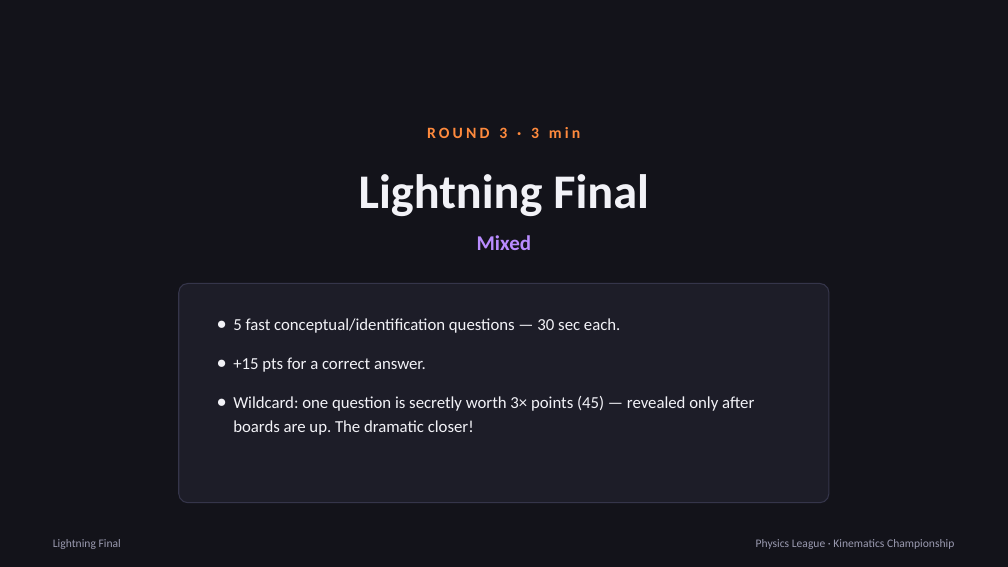
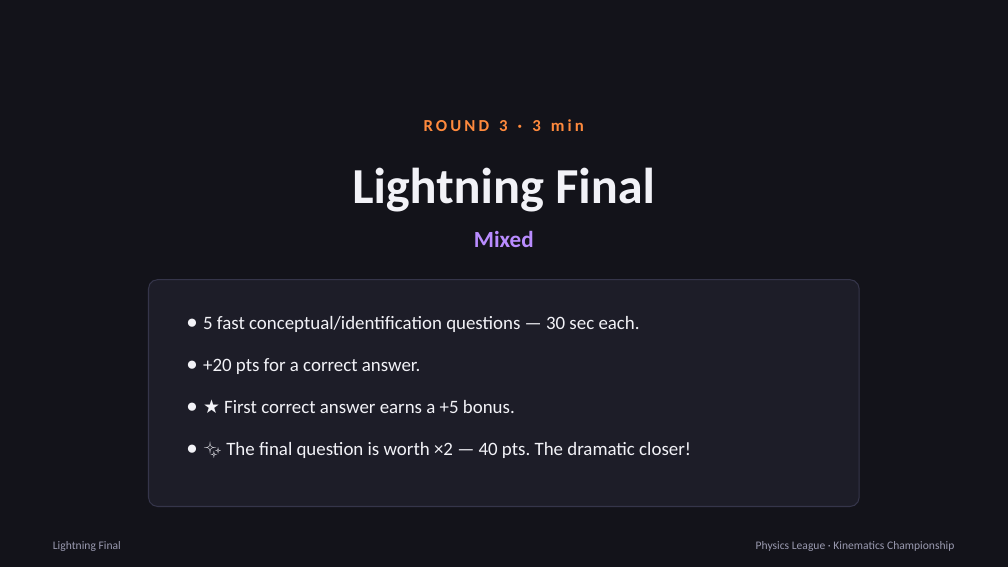
Before and after one commit to lestojas/physics, a slide deck: slide 38 of Physics-League-Kinematics-Championship.pptx (slide 37 before the commit). Drawn at 1008x567 pixels with LibreOffice and Linux fonts; fonts in the diff are those of the drawing. Boxes give left, top, right and bottom in pixels: in the first picture for what was removed or moved away, otherwise in the second. Text is boxed around its words. In the diff, an @@ line names an element or a change of style, - is before the commit and + after.

```diff
--- a/Physics-League-Kinematics-Championship.pptx
+++ b/Physics-League-Kinematics-Championship.pptx
@@ text "ROUND 3 · 3 min": place and size @@
-text "ROUND 3 · 3 min" at [427, 127, 580, 138]
+text "ROUND 3 · 3 min" at [424, 119, 584, 131]
@@ text "ROUND 3 · 3 min" at [424, 119, 584, 131]: size 15 to 16 pt @@
@@ text "Lightning Final": place and size @@
-text "Lightning Final" at [359, 174, 649, 216]
+text "Lightning Final" at [352, 167, 655, 212]
@@ text "Lightning Final" at [352, 167, 655, 212]: size 46 to 48 pt @@
@@ text "Mixed" at [474, 230, 534, 247]: size 20 to 22 pt @@
@@ rounded rectangle: place and size @@
-rounded rectangle at [179, 284, 830, 503]
+rounded rectangle at [149, 280, 860, 507]
@@ rounded rectangle at [149, 280, 860, 507]: proportions changed @@
@@ text "5 fast conceptual/identification questions — ...": place and size @@
-text "5 fast conceptual/identification questions — ..." at [233, 318, 754, 435]
+text "5 fast conceptual/identification questions — ..." at [203, 316, 691, 458]
@@ text at [203, 316, 640, 332]: size 16 to 18 pt in "5 fast conceptual/identification questions — 30 sec ..." @@
@@ text at [203, 358, 691, 458]: text changed; size 16 to 18 pt @@
-● +15 pts for a correct answer.
-● Wildcard: one question is secretly worth 3× points (45) — revealed only after boards are up. The dramatic closer!
+● +20 pts for a correct answer.
+● ★ First correct answer earns a +5 bonus.
+● ✨ The final question is worth ×2 — 40 pts. The dramatic closer!
```
Also in this commit, not shown: 44 other slides changed, 5 slides added, 3 slides removed.
